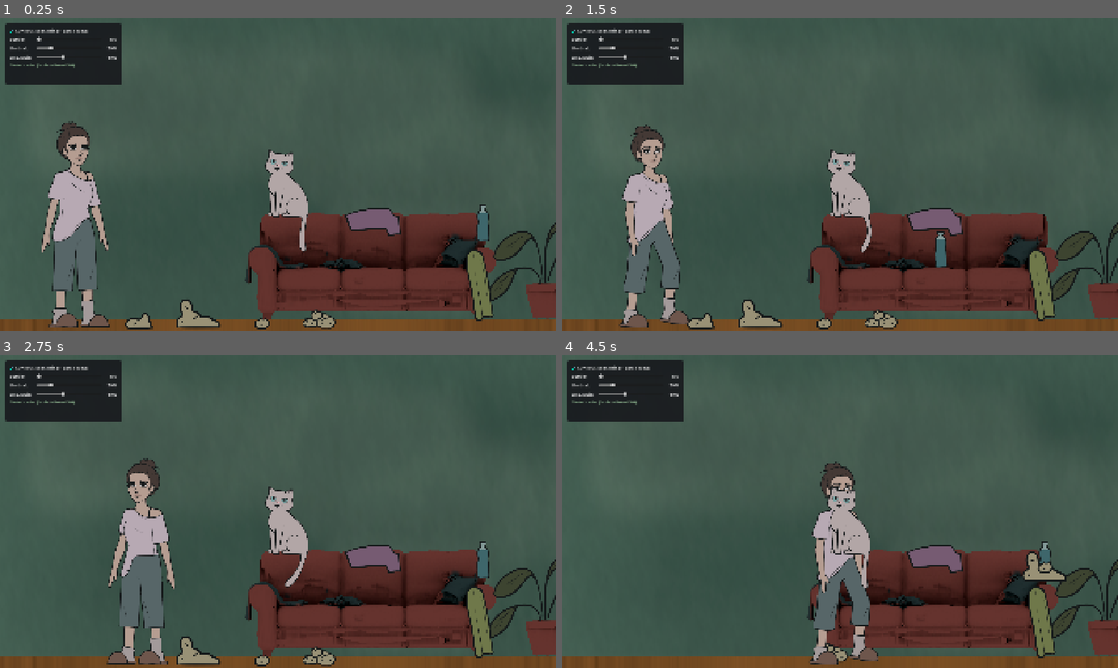
Above: before the commit, frames 1-4 (two rows, left to right).
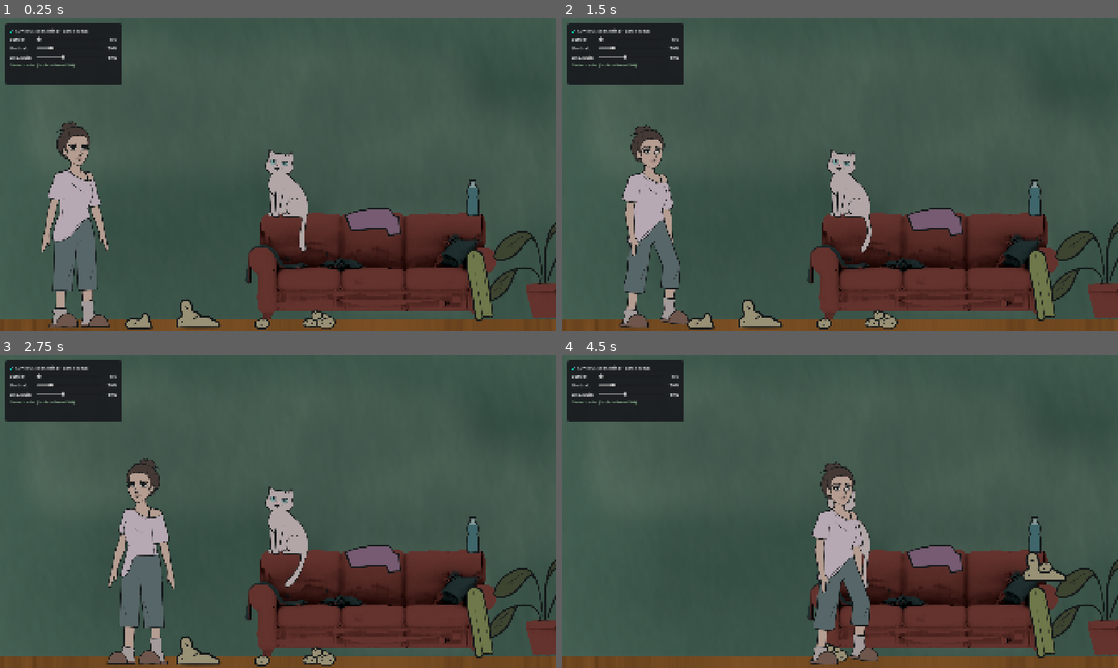
Above: after the commit, the same moments.

Repository: FrancinettVR/Tacos-de-milanesa
Game: Godot game, scene res://scenes/rooms/main_room.tscn
The game is run twice, just before and just after one commit, with the same random seed, the same clock (stepped at 60 frames per second) and the same inputs.
Inputs (mouse positions are in pixels of both pictures, inside the frame that each line leads up to):
- Up to frame 1 (0.25 s): no input
- Up to frame 2 (1.5 s): tap Enter at 0.5 s; drag from (1112, 262) to (734, 309) at 0.52 s; tap Space at 1.25 s; drag from (1045, 230) to (734, 309) at 1.27 s
- Up to frame 3 (2.75 s): move the mouse to (139, 655) at 2.02 s; click (139, 655) at 2.17 s
- Up to frame 4 (4.5 s): tap Enter at 2.75 s; drag from (762, 649) to (1045, 567) at 2.77 s; drag from (823, 658) to (1045, 564) at 3.52 s; drag from (878, 655) to (734, 646) at 4.27 s

The runs differ from the first frame. In frame 1, 0.4% of the frame differs, in the area x 83-88%, y 51-72%; in frame 2, 0.4%; in frame 3, 0.4%; in frame 4, 0.7%, in the area x 47-88%, y 42-75%.

Commit message:
presentacion

Diff:
--- a/scenes/interactables/grupo_planta_botella.tscn
+++ b/scenes/interactables/grupo_planta_botella.tscn
@@ -49,7 +49,7 @@
 stream = ExtResource("4_agua")
 
 [node name="Botella" type="Area2D" parent="." unique_id=802681578 node_paths=PackedStringArray("planta")]
-position = Vector2(-10, 420)
+position = Vector2(-45, 333)
 script = ExtResource("3_aodf0")
 planta = NodePath("../Planta")
 
Not shown: 1 places in scenes/rooms/main_room.tscn that only renumber resources
